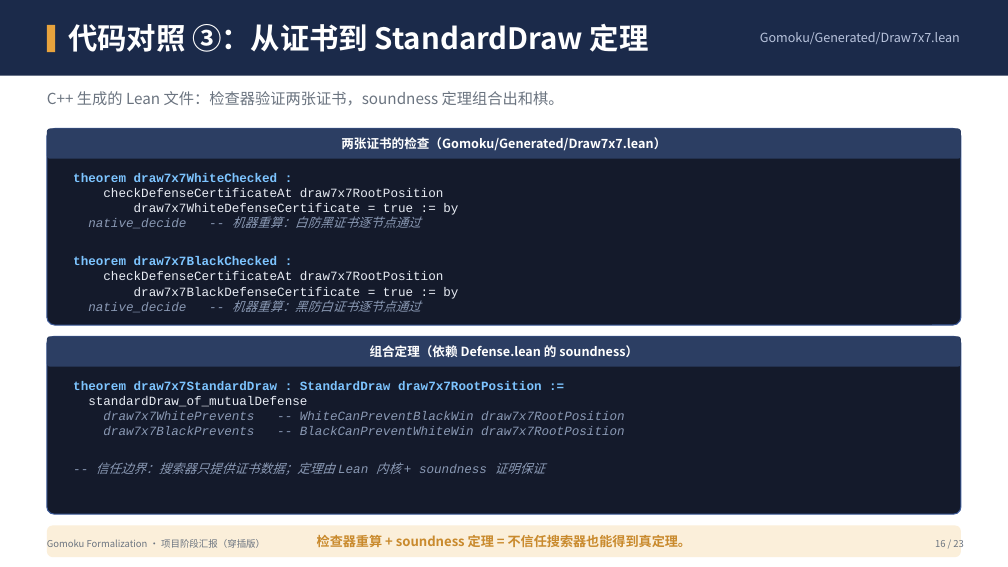
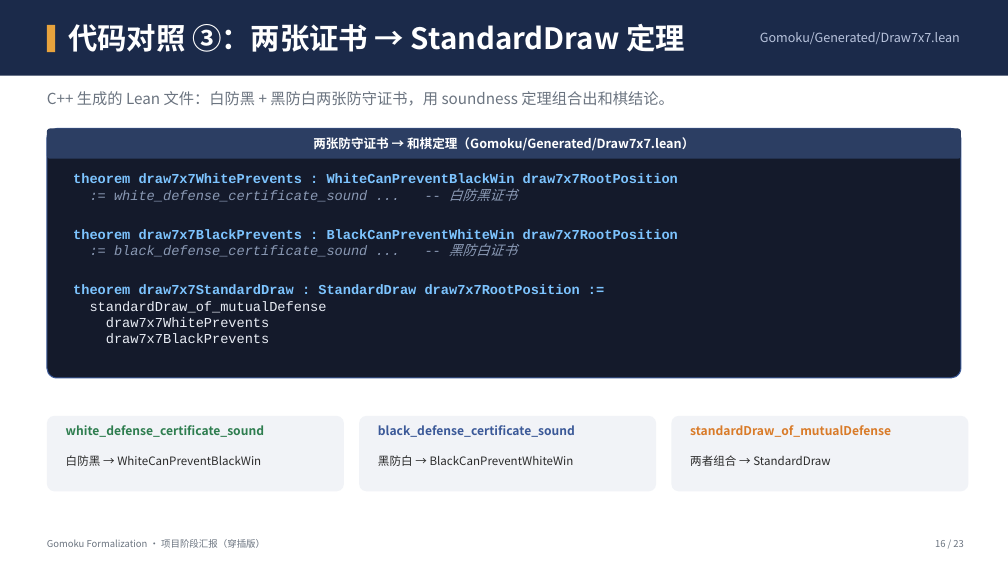
Before and after one commit to 123tg/GomokuFormalization, a slide deck: slide 18 of 五子棋项目阶段汇报_穿插版.pptx. Drawn at 1008x567 pixels with LibreOffice and Linux fonts; fonts in the diff are those of the drawing. Boxes give left, top, right and bottom in pixels: in the first picture for what was removed or moved away, otherwise in the second. Text is boxed around its words. In the diff, an @@ line names an element or a change of style, - is before the commit and + after.

Commit message:
docs: simplify code pages in interleaved PPT — remove checker/native_decide internals, keep certificate structure and theorem combination

```diff
--- a/五子棋项目阶段汇报_穿插版.pptx
+++ b/五子棋项目阶段汇报_穿插版.pptx
@@ text at (68,24,685,52): text changed @@
-代码对照 ③：从证书到 StandardDraw 定理
+代码对照 ③：两张证书 → StandardDraw 定理
@@ text at (47,91,673,106): text changed @@
-C++ 生成的 Lean 文件：检查器验证两张证书，soundness 定理组合出和棋。
+C++ 生成的 Lean 文件：白防黑 + 黑防白两张防守证书，用 soundness 定理组合出和棋结论。
@@ rounded rectangle: place and size @@
-rounded rectangle at (47,129,961,325)
+rounded rectangle at (47,129,961,378)
@@ text in rounded rectangle at (313,137,694,151): text changed @@
-两张证书的检查（Gomoku/Generated/Draw7x7.lean）
+两张防守证书 → 和棋定理（Gomoku/Generated/Draw7x7.lean）
@@ text at (73,173,678,343): text changed; size 12 to 13 pt; text colour #E8ECF4 to #7DC4FF; bold on @@
-theorem draw7x7WhiteChecked :
-checkDefenseCertificateAt draw7x7RootPosition
-draw7x7WhiteDefenseCertificate = true := by
-native_decide -- 机器重算：白防黑证书逐节点通过
-theorem draw7x7BlackChecked :
-checkDefenseCertificateAt draw7x7RootPosition
-draw7x7BlackDefenseCertificate = true := by
-native_decide -- 机器重算：黑防白证书逐节点通过
+theorem draw7x7WhitePrevents : WhiteCanPreventBlackWin draw7x7RootPosition
+:= white_defense_certificate_sound ... -- 白防黑证书
+theorem draw7x7BlackPrevents : BlackCanPreventWhiteWin draw7x7RootPosition
+:= black_defense_certificate_sound ... -- 黑防白证书
+theorem draw7x7StandardDraw : StandardDraw draw7x7RootPosition :=
+standardDraw_of_mutualDefense
+draw7x7WhitePrevents
+draw7x7BlackPrevents
@@ rounded rectangle removed at (47,337,961,514) @@
@@ rounded rectangle removed at (47,337,961,367) @@
-组合定理（依赖 Defense.lean 的 soundness）
@@ text removed at (73,381,625,475) @@
-theorem draw7x7StandardDraw : StandardDraw draw7x7RootPosition :=
-standardDraw_of_mutualDefense
-draw7x7WhitePrevents -- WhiteCanPreventBlackWin draw7x7RootPosition
-draw7x7BlackPrevents -- BlackCanPreventWhiteWin draw7x7RootPosition
--- 信任边界：搜索器只提供证书数据；定理由 Lean 内核 + soundness 证明保证
@@ rounded rectangle added at (47,416,344,492), fill #F1F3F7 @@
@@ rounded rectangle added at (359,416,656,492), fill #F1F3F7 @@
@@ rounded rectangle added at (671,416,969,492), fill #F1F3F7 @@
@@ text added at (66,425,264,437), 11.5 pt, text #2E7D4F, bold @@
+white_defense_certificate_sound
@@ text added at (378,425,575,437), 11.5 pt, text #3B5998, bold @@
+black_defense_certificate_sound
@@ text added at (690,425,891,437), 11.5 pt, text #D97B29, bold @@
+standardDraw_of_mutualDefense
@@ text added at (66,455,261,466), 11 pt, text #2B2B2B @@
+白防黑 → WhiteCanPreventBlackWin
@@ text added at (378,455,574,466), 11 pt, text #2B2B2B @@
+黑防白 → BlackCanPreventWhiteWin
@@ text added at (690,455,830,466), 11 pt, text #2B2B2B @@
+两者组合 → StandardDraw
@@ rounded rectangle removed at (47,526,961,557) @@
-检查器重算 + soundness 定理 = 不信任搜索器也能得到真定理。
```
Also in this commit, not shown: 2 other slides changed, 1 other file.
